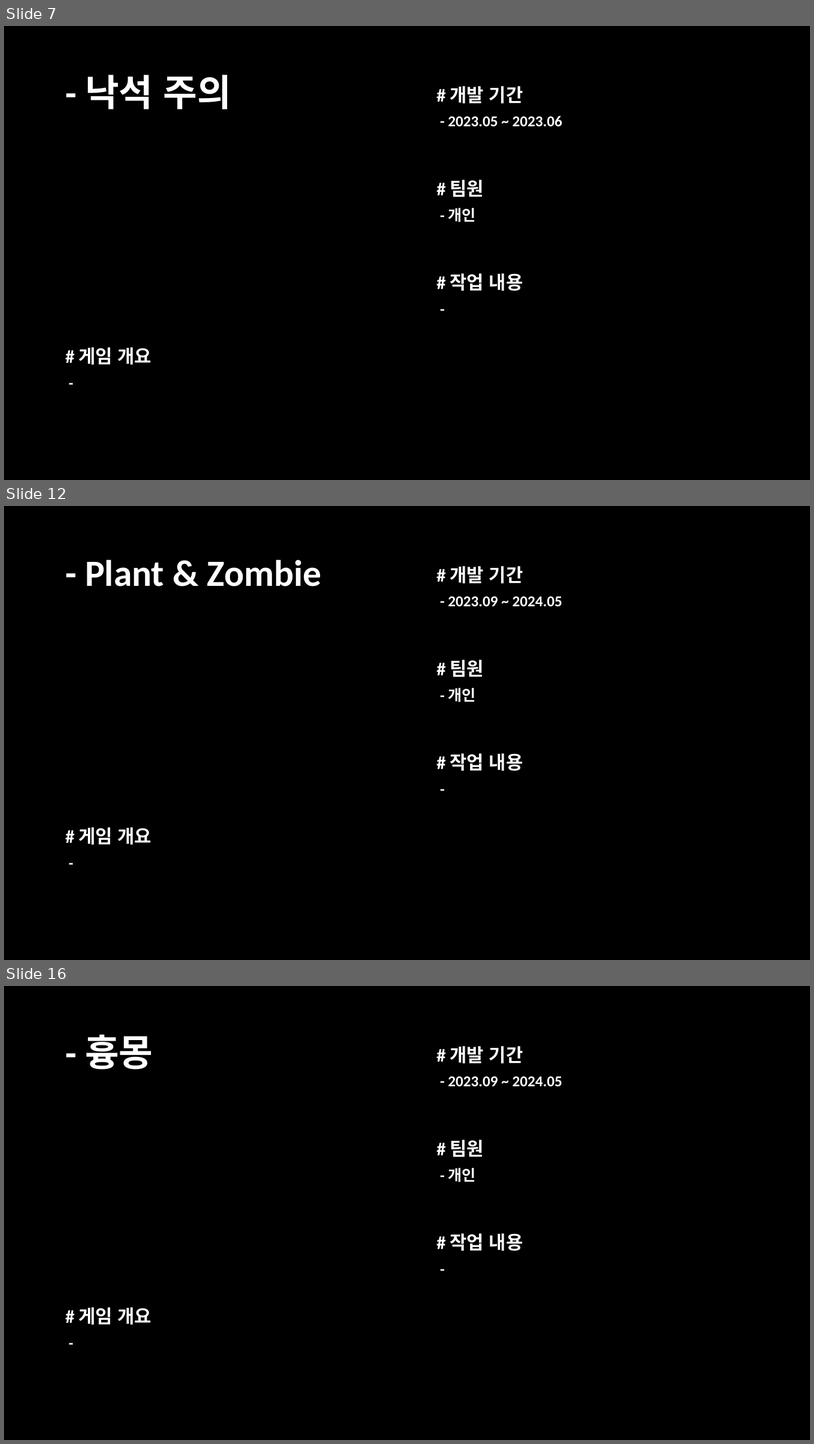
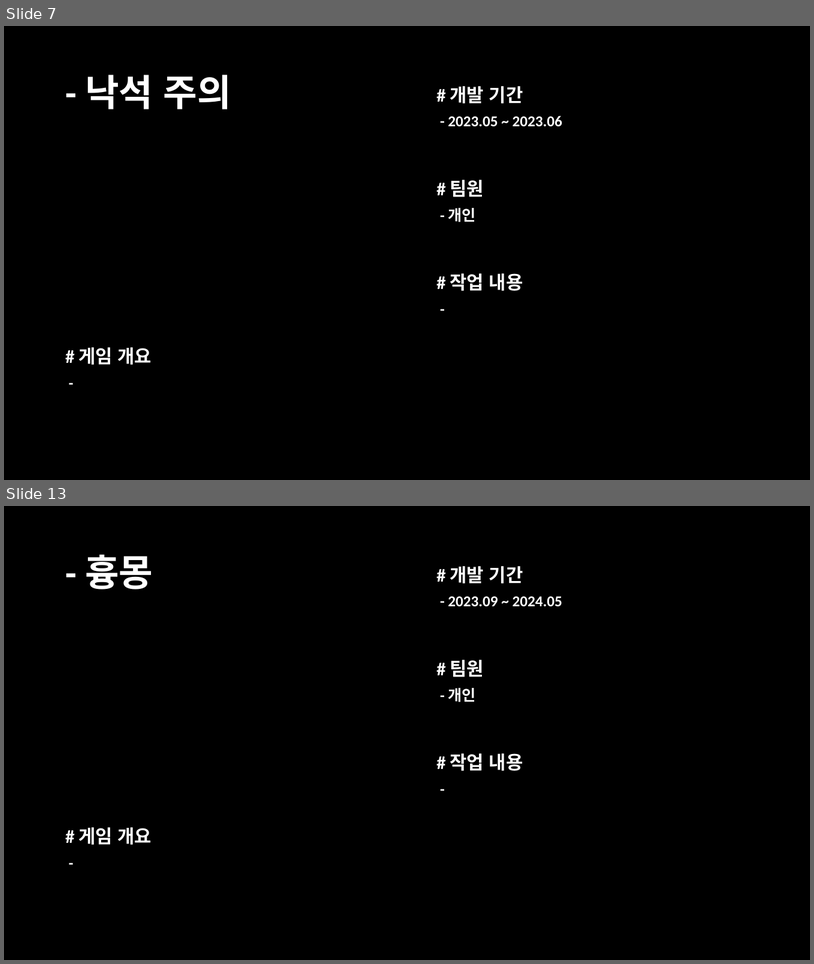
Before and after one commit to hazasue/B977012, a slide deck: portfolio.pptx. Shown one above the other, each under a label of ours: slides 7, 12 and 16 before the commit, slides 7 and 13 after it; the slides between them are not shown. The pictures are 814x1444 and 814x964 pixels, drawn with LibreOffice and Linux fonts; fonts in the diff are those of the drawing. Boxes give left, top, right and bottom in pixels: in the first picture for what was removed or moved away, otherwise in the second. Text is boxed around its words. In the diff, an @@ line names an element or a change of style, - is before the commit and + after.

```diff
--- a/portfolio.pptx
+++ b/portfolio.pptx
@@ slide 12 removed at (x1=4, y1=506, x2=810, y2=960), background #000000 @@
@@ title removed at (x1=85, y1=559, x2=321, y2=586) @@
-- Plant & Zombie
@@ text removed at (x1=450, y1=566, x2=524, y2=583) @@
-# 개발 기간
@@ text removed at (x1=448, y1=596, x2=563, y2=606) @@
-- 2023.09 ~ 2024.05
@@ text removed at (x1=450, y1=660, x2=485, y2=677) @@
-# 팀원
@@ text removed at (x1=449, y1=688, x2=476, y2=702) @@
-- 개인
@@ text removed at (x1=450, y1=753, x2=524, y2=771) @@
-# 작업 내용
@@ text removed at (x1=431, y1=777, x2=736, y2=801) @@
--
@@ text removed at (x1=79, y1=827, x2=152, y2=844) @@
-# 게임 개요
@@ text removed at (x1=60, y1=850, x2=365, y2=874) @@
--
@@ what was slide 16 is now slide 13 @@
```
Also in this commit, not shown: 7 slides changed, 2 other slides removed.
